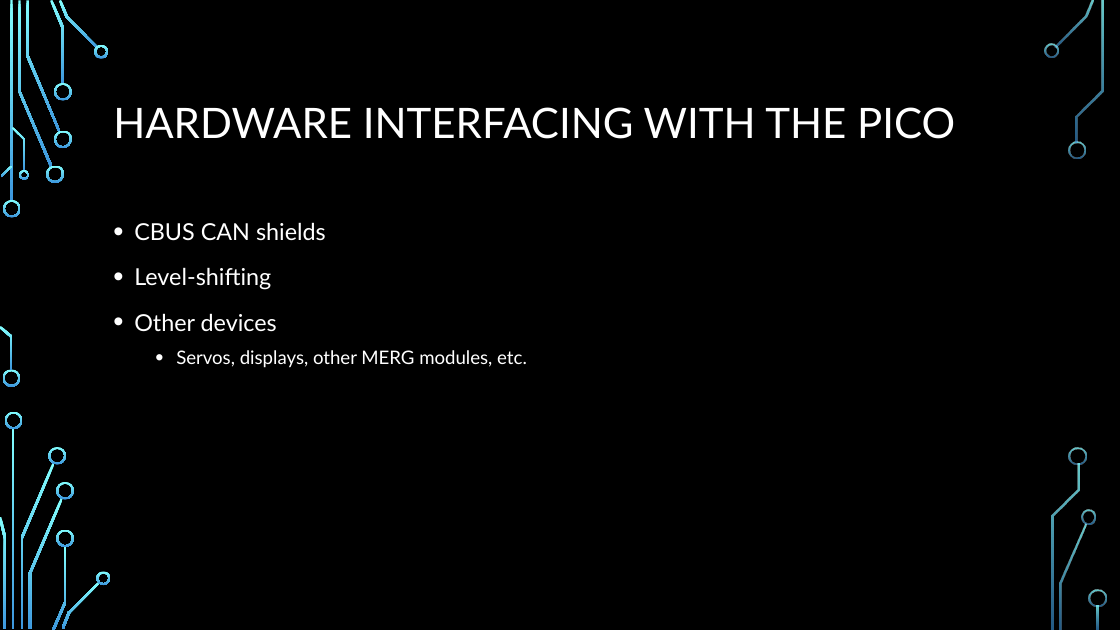
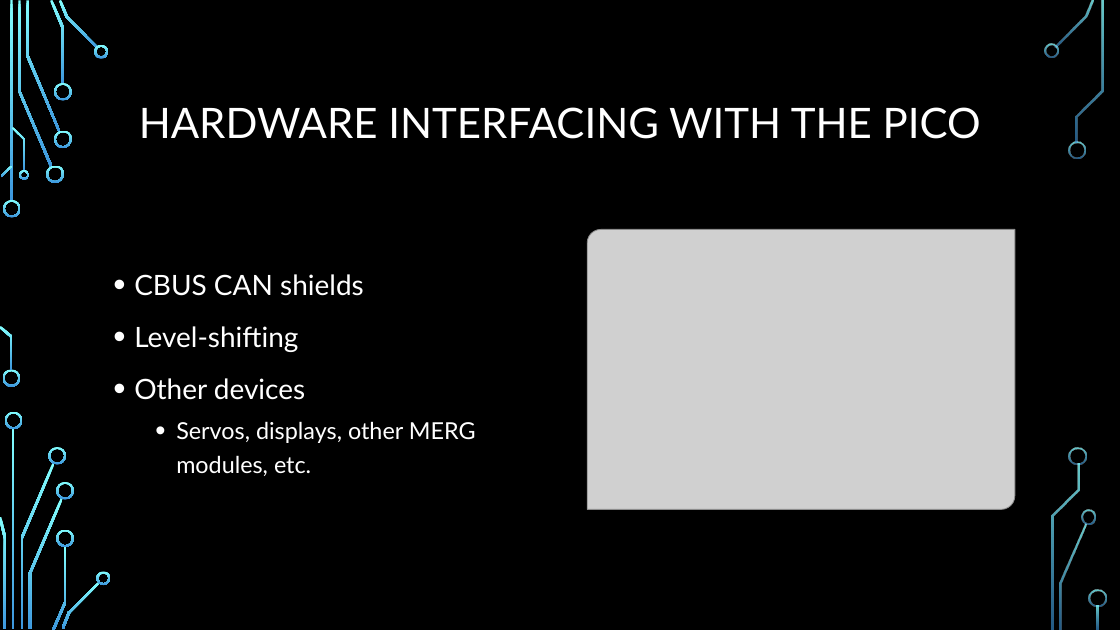
Before and after one commit to obdevel/CBUS-MicroPython-RP-Pico, a slide deck: slide 13 of Micropython Pico SIG presentation 0 1.pptx (slide 14 before the commit). Drawn at 1120x630 pixels with LibreOffice and Linux fonts; fonts in the diff are those of the drawing; grey boxes stand for pictures; background and template pictures are left out. Boxes give left, top, right and bottom in pixels: in the first picture for what was removed or moved away, otherwise in the second. Text is boxed around its words. In the diff, an @@ line names an element or a change of style, - is before the commit and + after.

```diff
--- a/Micropython Pico SIG presentation 0 1.pptx
+++ b/Micropython Pico SIG presentation 0 1.pptx
@@ title "HARDWARE INTERFACING WITH THE PICO" at (139,107,981,139): alignment left to centre @@
@@ text "CBUS CAN shields" at (134,274,476,476): size 20 to 24 pt in "CBUS CAN shields", "Level-shifting", "Other devices"; size 16 to 20 pt in "Servos, displays, other MERG modules, etc."; vertical alignment top to middle @@
@@ picture added at (587,229,1015,509) @@
```
Also in this commit, not shown: 9 other slides changed, 1 slide removed, 3 other files.
